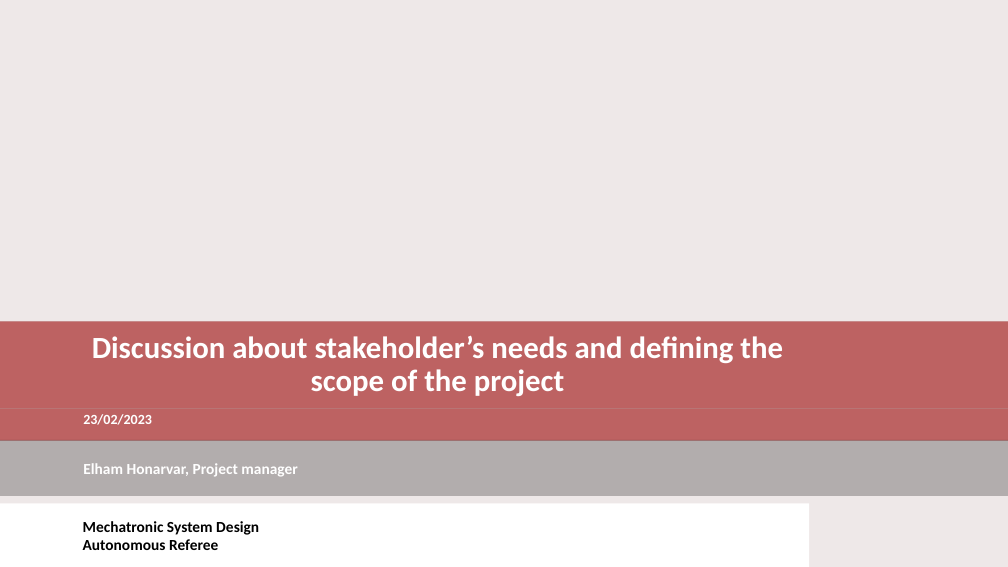
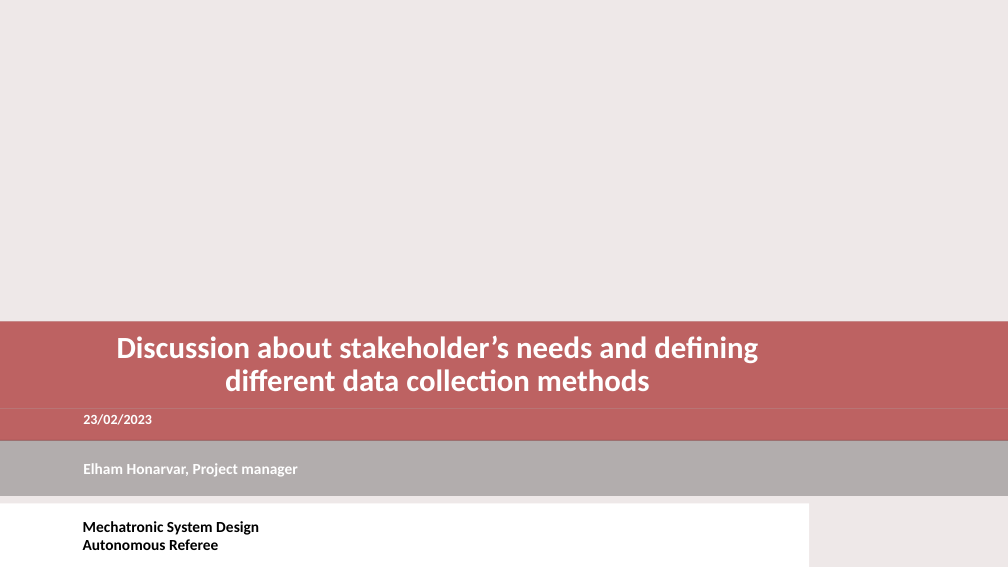
Before and after one commit to dakyazi/Auto-Referee, a slide deck: slide 1 of Auto-Reff files and documents(MSD 2022)/Stakeholders Meetings/Second meeting.pptx. Drawn at 1008x567 pixels with LibreOffice and Linux fonts; fonts in the diff are those of the drawing; background and template pictures are left out. Boxes give left, top, right and bottom in pixels: in the first picture for what was removed or moved away, otherwise in the second. Text is boxed around its words. In the diff, an @@ line names an element or a change of style, - is before the commit and + after.

```diff
--- a/Auto-Reff files and documents(MSD 2022)/Stakeholders Meetings/Second meeting.pptx
+++ b/Auto-Reff files and documents(MSD 2022)/Stakeholders Meetings/Second meeting.pptx
@@ title at [117, 336, 758, 391]: text changed @@
-Discussion about stakeholder’s needs and defining the scope of the project
+Discussion about stakeholder’s needs and defining different data collection methods
```
Also in this commit, not shown: 3 other files.
